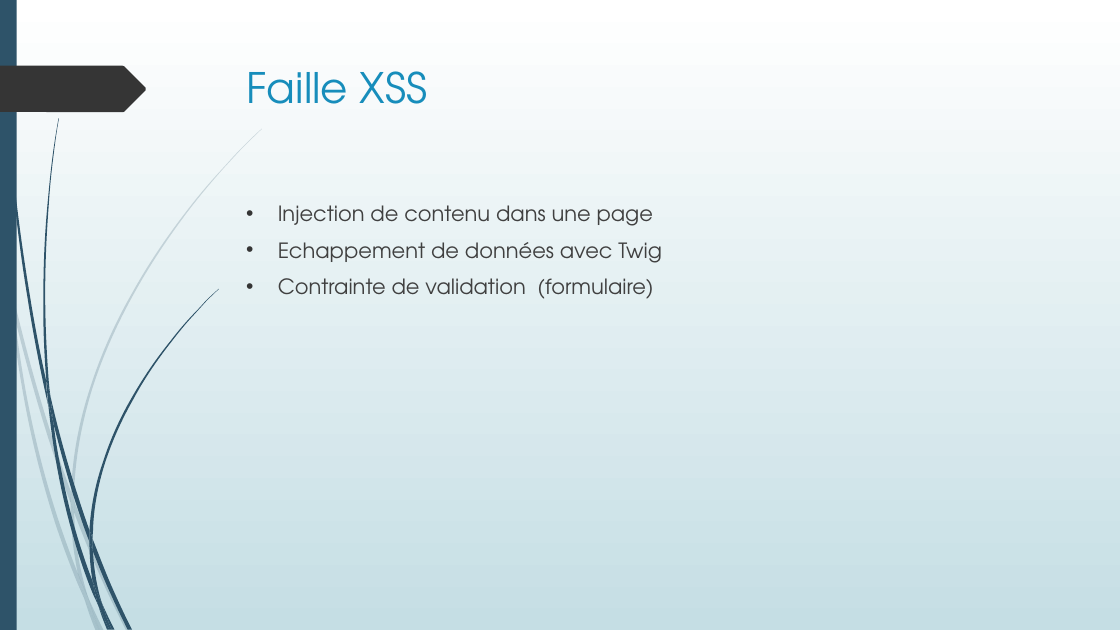
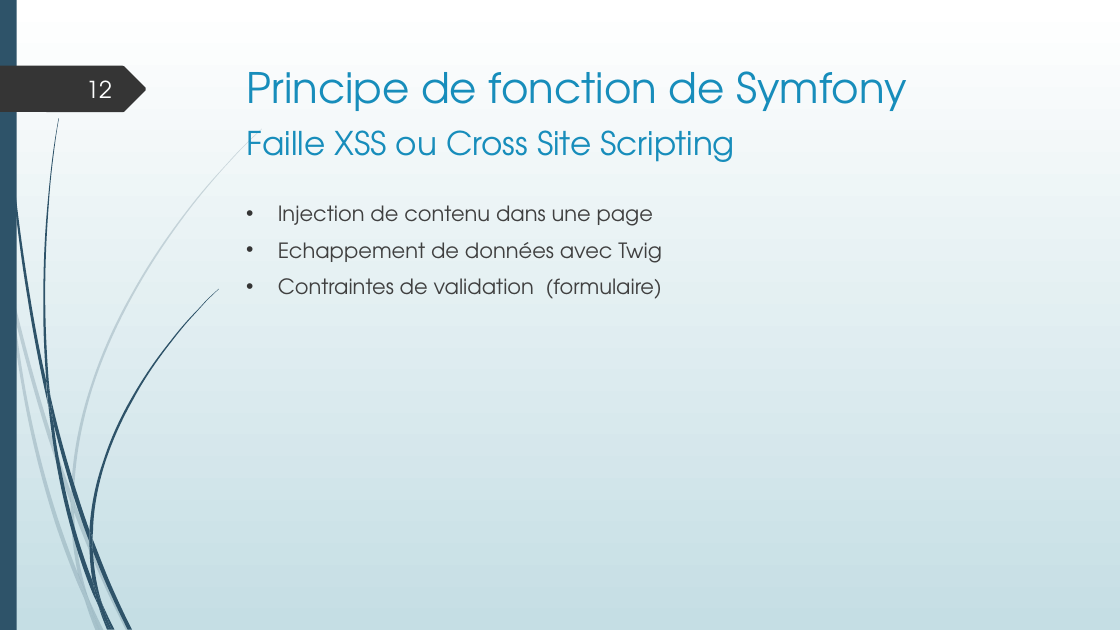
Before and after one commit to LisaF0/projet, a slide deck: slide 12 of aDoc/Projet boutique en ligne.pptx (slide 14 before the commit). Drawn at 1120x630 pixels with LibreOffice and Linux fonts; fonts in the diff are those of the drawing. Boxes give left, top, right and bottom in pixels: in the first picture for what was removed or moved away, otherwise in the second. Text is boxed around its words. In the diff, an @@ line names an element or a change of style, - is before the commit and + after.

```diff
--- a/aDoc/Projet boutique en ligne.pptx
+++ b/aDoc/Projet boutique en ligne.pptx
@@ page number added at (x1=86, y1=80, x2=112, y2=98), 20 pt, text #FEFFFF @@
+12
@@ text added at (x1=247, y1=71, x2=906, y2=111), 36 pt, text #178DBB @@
+Principe de fonction de Symfony
@@ title at (x1=247, y1=130, x2=735, y2=162): text changed; size 36 to 28 pt @@
-Faille XSS
+Faille XSS ou Cross Site Scripting
@@ text at (x1=278, y1=278, x2=662, y2=299): text changed @@
-• Contrainte de validation (formulaire)
+• Contraintes de validation (formulaire)
```
Also in this commit, not shown: 19 other slides changed, 10 slides added, 8 slides removed, 30 other files.
